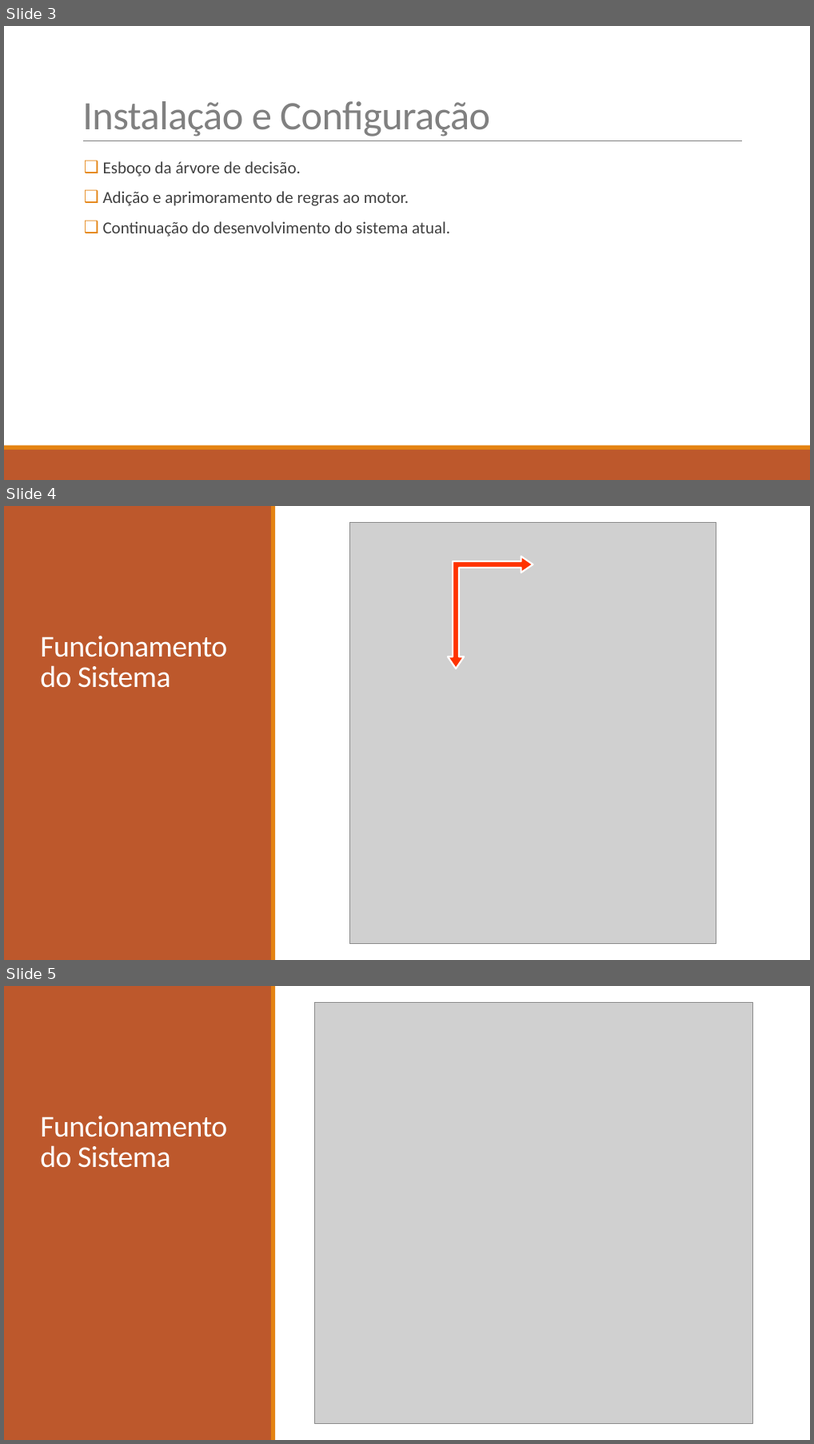
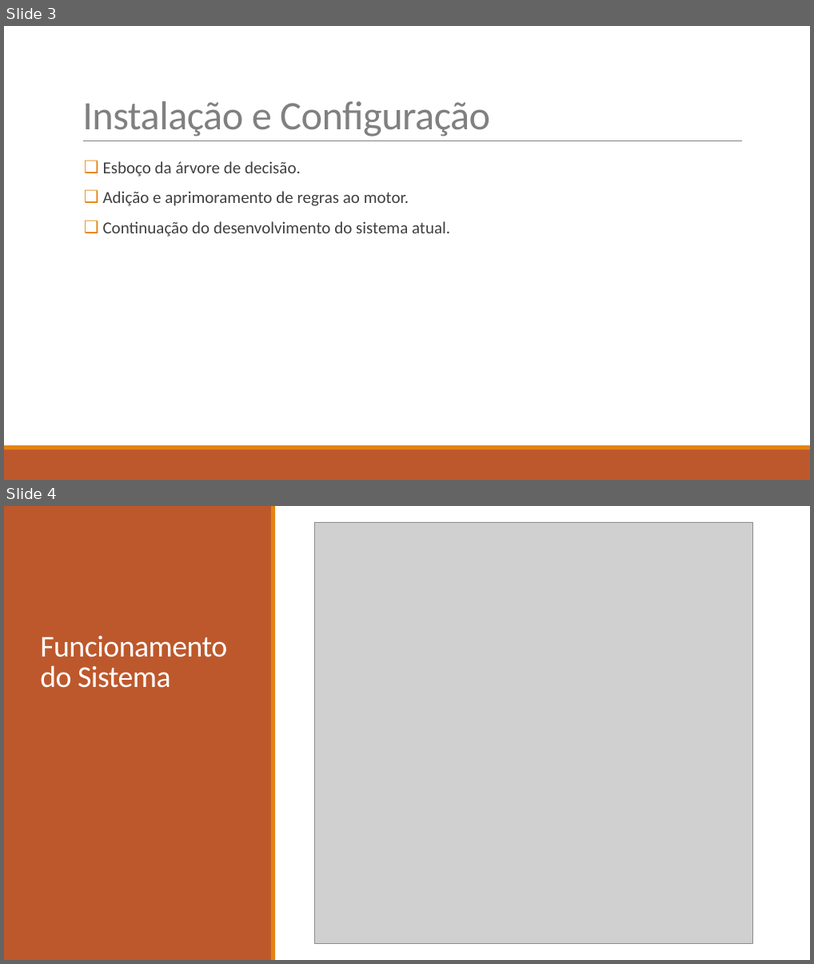
Before and after one commit to diisnc/Dialog_Agent_1819, a slide deck: Report/presentation_2_Diana.pptx. Shown one above the other, each under a label of ours: slides 3, 4 and 5 before the commit, slides 3 and 4 after it. The pictures are 814x1444 and 814x964 pixels, drawn with LibreOffice and Linux fonts; fonts in the diff are those of the drawing; grey boxes stand for pictures. Boxes give left, top, right and bottom in pixels: in the first picture for what was removed or moved away, otherwise in the second. Text is boxed around its words. In the diff, an @@ line names an element or a change of style, - is before the commit and + after.

```diff
--- a/Report/presentation_2_Diana.pptx
+++ b/Report/presentation_2_Diana.pptx
@@ slide 4 removed at [4, 506, 810, 960], background #FFFFFF; not listed: 2 template elements that a slide beside it also shows @@
@@ picture removed at [350, 522, 718, 944] @@
@@ left up arrow removed at [448, 556, 534, 668] @@
@@ title removed at [40, 636, 227, 688] @@
-Funcionamento do Sistema
@@ what was slide 5 is now slide 4 @@
```
Also in this commit, not shown: 3 other files.
